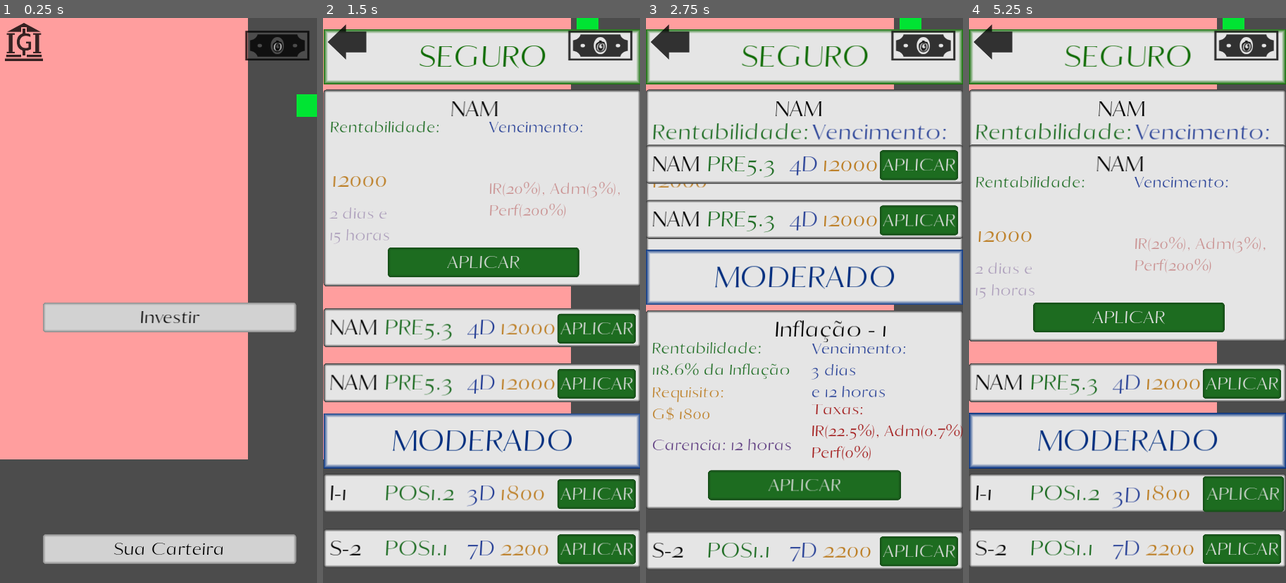
Above: before the commit, frames 1-4 (left to right).
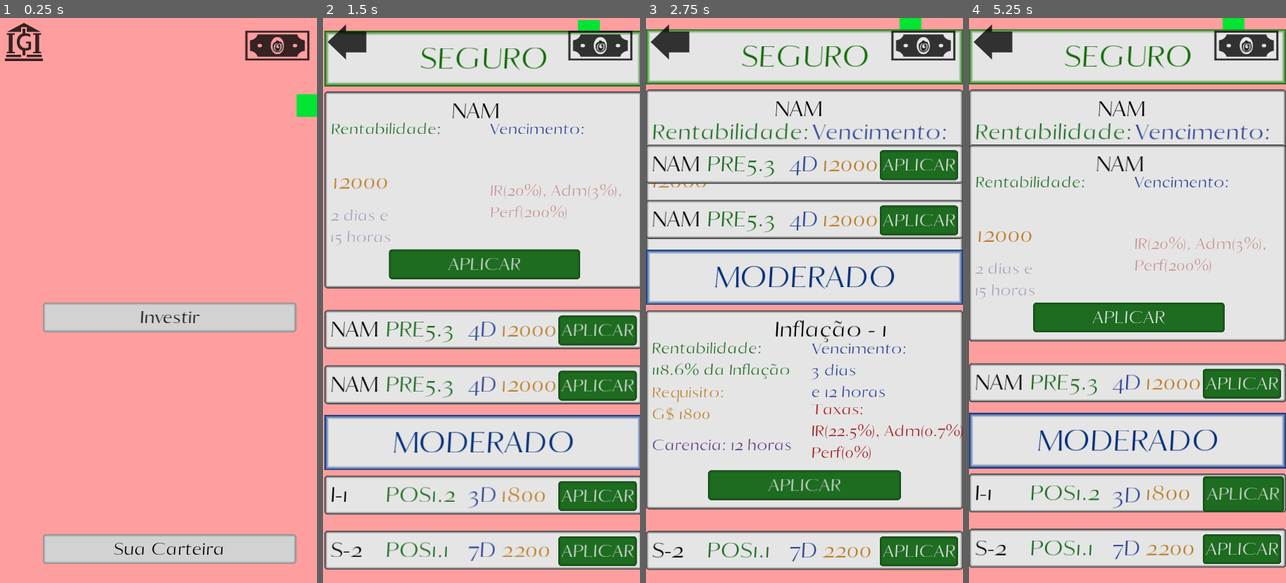
Above: after the commit, the same moments.

Repository: AndreMoukarzel/Grana-Preta
Game: Godot game, scene res://broker/Broker.tscn
Two runs of this game, one before a commit and one after it. Both use one fixed random seed, a clock stepped at 60 frames per second and the inputs below. This scene is started directly instead of the project's main scene.
Inputs:
- Up to frame 1 (0.25 s): no input
- Up to frame 2 (1.5 s): click "Investir" at 0.5 s; click "NAM" at 1.25 s
- Up to frame 3 (2.75 s): click "I-1" at 2 s
- Up to frame 4 (5.25 s): click "Inflação - 1" at 2.75 s; click "R" at 3.5 s; click "APLICAR" at 4.25 s; click "NAM" at 5 s

The runs differ from the first frame. In frame 1, 34% of the frame differs, in the area x 0-100%, y 0-100%; in frame 2, 29%; in frame 3, 7.0%; in frame 4, 8.3%.
Error in both runs: Invalid get index '99' (on base: 'Array'). (res://broker/bond/BondGenerator.gd:123)

Commit message:
Visual tweaks
Add camera to Portfolio
Adjust camera limits in BondDisplay to be closer to end of last bond
Made Broker background correctly adjust to all screen sizes

Diff:
--- a/broker/BondDisplay.gd
+++ b/broker/BondDisplay.gd
@@ -34,7 +34,7 @@
 			$Moderate.rect_position.y += 100
 		total_height += 100
 
-	$SwipeHandler/SwipingCamera.limit_bottom = max(1324, total_height + 600)
+	$SwipeHandler/SwipingCamera.limit_bottom = max(1324, total_height + 500)
 	$SwipeHandler.update_cam_minmax()
 
 	return Bond
--- a/broker/BondDisplay.tscn
+++ b/broker/BondDisplay.tscn
@@ -44,6 +44,7 @@
 script = ExtResource( 1 )
 
 [node name="Safe" type="Panel" parent="."]
+editor/display_folded = true
 margin_right = 576.0
 margin_bottom = 100.0
 custom_styles/panel = SubResource( 1 )
@@ -63,6 +64,7 @@
 margin_bottom = 150.0
 
 [node name="Moderate" type="Panel" parent="."]
+editor/display_folded = true
 margin_top = 100.0
 margin_right = 576.0
 margin_bottom = 200.0
@@ -83,6 +85,7 @@
 margin_bottom = 150.0
 
 [node name="Chanceful" type="Panel" parent="."]
+editor/display_folded = true
 margin_top = 200.0
 margin_right = 576.0
 margin_bottom = 300.0
--- a/broker/Broker.gd
+++ b/broker/Broker.gd
@@ -7,7 +7,6 @@
 var on_main_menu = true
 
 func _ready():
-	$Background/Panel.rect_size = OS.get_screen_size()
 	$Menu.rect_size = self.rect_size * 0.8
 	$Menu.rect_position.y = self.rect_size.y * 0.2
 	$Turtle.rect_position.x = self.rect_size.x * 0.8
--- a/broker/Portfolio.gd
+++ b/broker/Portfolio.gd
@@ -50,6 +50,9 @@
 	Bond.connect("opened", self, "bond_opened")
 	Bond.connect("closed", self, "bond_closed")
 	parent.add_child(Bond)
+
+	$SwipeHandler/SwipingCamera.limit_bottom = max(1024, total_height + 400 + 150)
+	$SwipeHandler.update_cam_minmax()
 
 	return Bond
 
--- a/broker/Portfolio.tscn
+++ b/broker/Portfolio.tscn
@@ -1,7 +1,8 @@
-[gd_scene load_steps=4 format=2]
+[gd_scene load_steps=5 format=2]
 
 [ext_resource path="res://broker/Portfolio.gd" type="Script" id=1]
 [ext_resource path="res://broker/Sorter.gd" type="Script" id=2]
+[ext_resource path="res://SwipeHandler.tscn" type="PackedScene" id=3]
 
 [sub_resource type="StyleBoxFlat" id=1]
 bg_color = Color( 0.827451, 0.827451, 0.827451, 1 )
@@ -80,8 +81,16 @@
 
 [node name="Tween" type="Tween" parent="."]
 
+[node name="SwipeHandler" parent="." instance=ExtResource( 3 )]
+
+[node name="SwipingCamera" parent="SwipeHandler" index="0"]
+limit_right = 576
+limit_bottom = 1024
+
 [connection signal="pressed" from="Sorter/Value" to="Sorter" method="_on_Value_pressed"]
 [connection signal="pressed" from="Sorter/Expiration" to="Sorter" method="_on_Expiration_pressed"]
 [connection signal="pressed" from="Sorter/Rentability" to="Sorter" method="_on_Rentability_pressed"]
 [connection signal="pressed" from="Sorter/Type" to="Sorter" method="_on_Type_pressed"]
 [connection signal="pressed" from="Sorter/BoughtTime" to="Sorter" method="_on_BoughtTime_pressed"]
+
+[editable path="SwipeHandler"]
